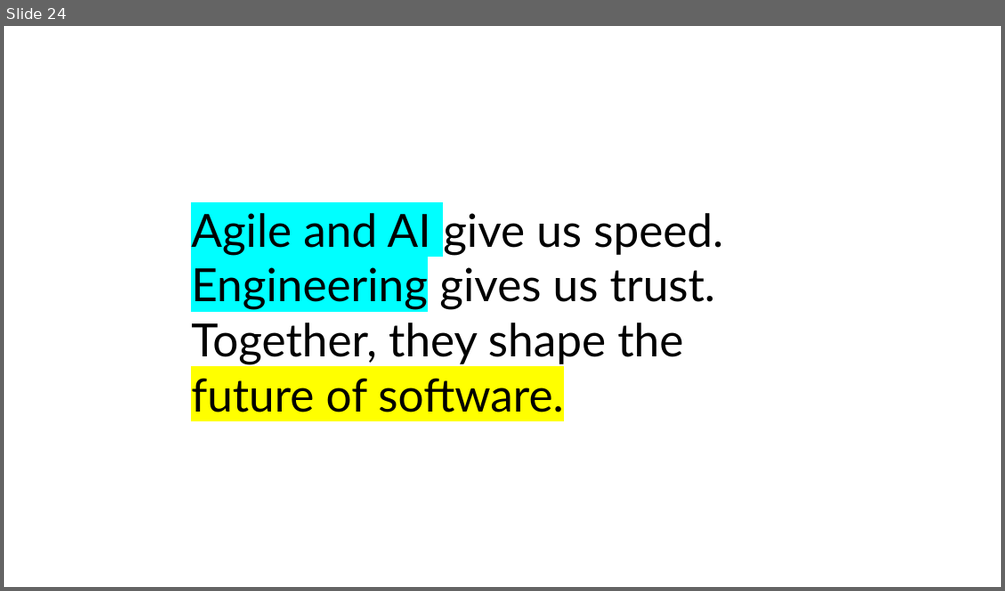
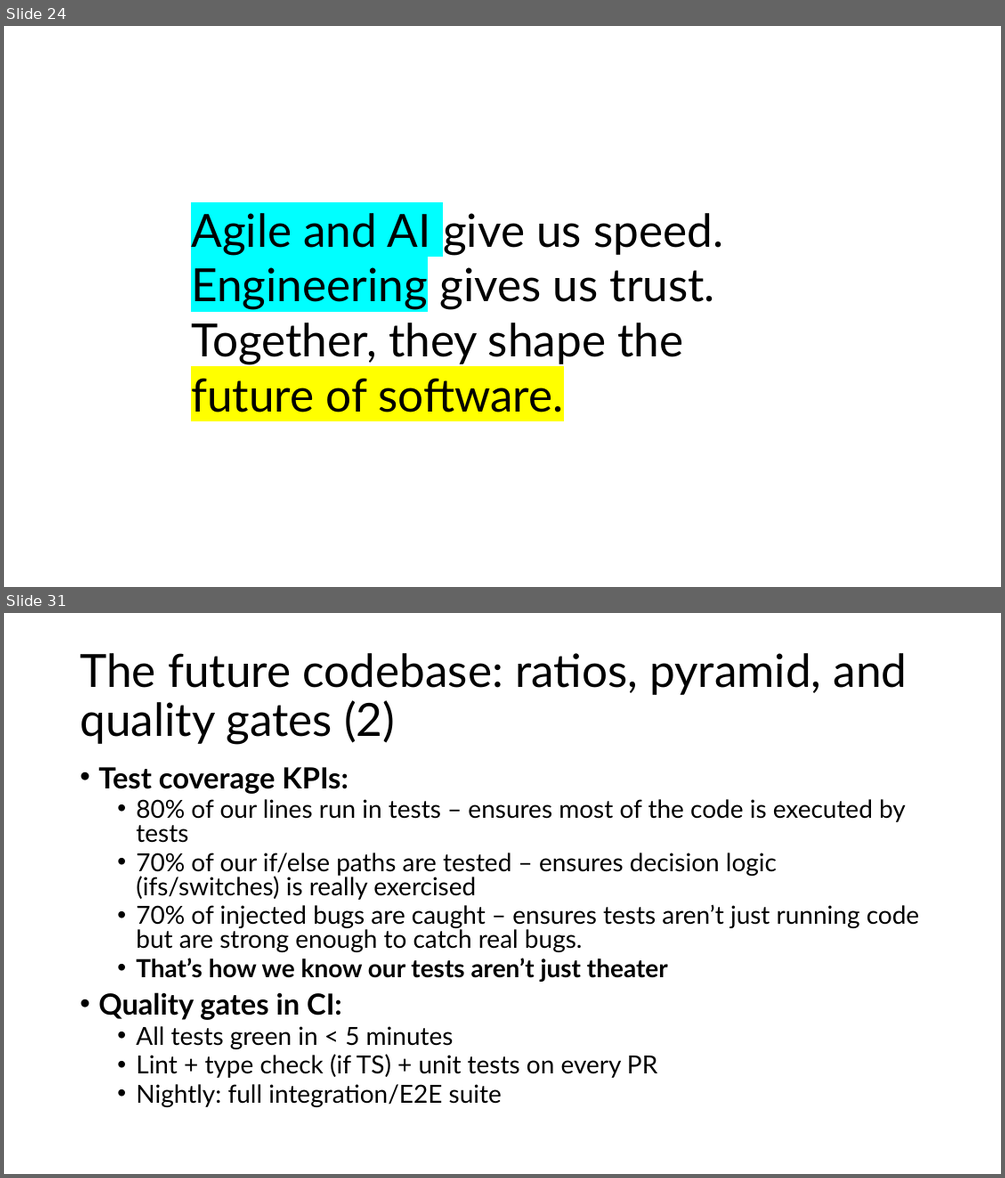
Before and after one commit to HeitorRoriz/NodeJS-Workshop, a slide deck: learning_material/Agile Software Engineering.pptx. Shown one above the other, each under a label of ours: slide 24 before the commit, slides 24 and 31 after it; the slides between them are not shown. The pictures are 1005x591 and 1005x1178 pixels, drawn with LibreOffice and Linux fonts; fonts in the diff are those of the drawing. Boxes give left, top, right and bottom in pixels: in the first picture for what was removed or moved away, otherwise in the second. Text is boxed around its words. In the diff, an @@ line names an element or a change of style, - is before the commit and + after.

```diff
--- a/learning_material/Agile Software Engineering.pptx
+++ b/learning_material/Agile Software Engineering.pptx
@@ slide 31 added at [4,613,1001,1174], background #FFFFFF @@
@@ title added at [80,653,907,745], 44 pt, text #000000 @@
+The future codebase: ratios, pyramid, and quality gates (2)
@@ text added at [98,767,919,1107], 24 pt, text #000000 @@
+• Test coverage KPIs:
+  • 80% of our lines run in tests – ensures most of the code is executed by tests
+  • 70% of our if/else paths are tested – ensures decision logic (ifs/switches) is really exercised
+  • 70% of injected bugs are caught – ensures tests aren’t just running code but are strong enough to catch real bugs.
+  • That’s how we know our tests aren’t just theater
+• Quality gates in CI:
+  • All tests green in < 5 minutes
+  • Lint + type check (if TS) + unit tests on every PR
+  • Nightly: full integration/E2E suite
```
Also in this commit, not shown: 2 slides changed, 10 other slides added, 1 other file.
